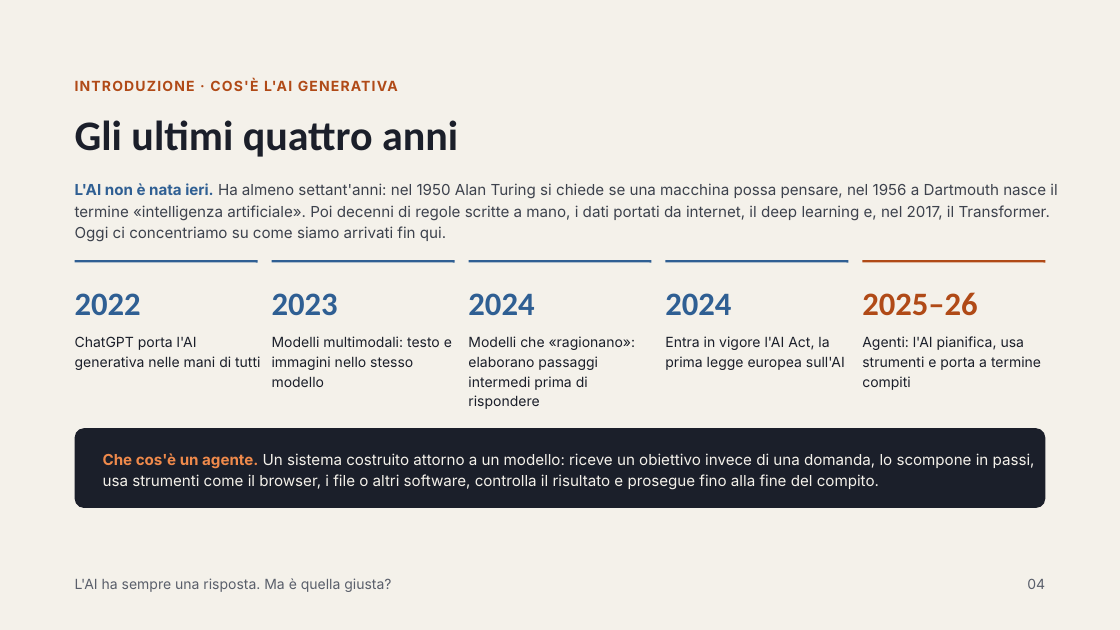
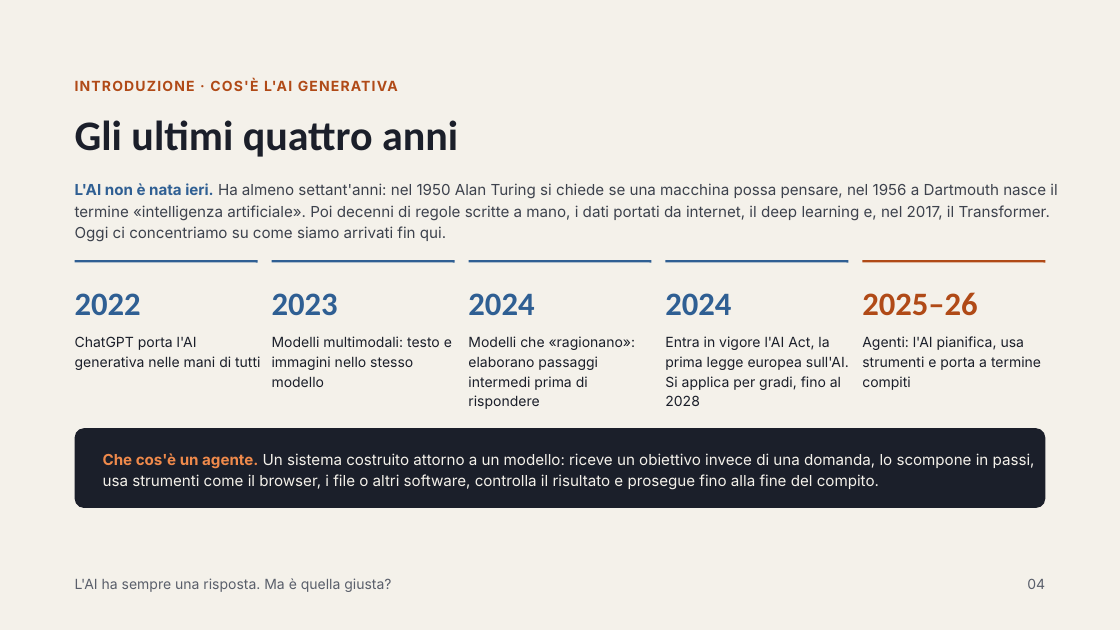
Before and after one commit to ggarofalo-dev/ggarofalo-dev.github.io, a slide deck: slide 4 of AperitivoConLaScienza_V01.pptx. Drawn at 1120x630 pixels with LibreOffice and Linux fonts; fonts in the diff are those of the drawing. Boxes give left, top, right and bottom in pixels: in the first picture for what was removed or moved away, otherwise in the second. Text is boxed around its words. In the diff, an @@ line names an element or a change of style, - is before the commit and + after.

```diff
--- a/AperitivoConLaScienza_V01.pptx
+++ b/AperitivoConLaScienza_V01.pptx
@@ text at <box>665,336,849,406</box>: text changed @@
-Entra in vigore l'AI Act, la prima legge europea sull'AI
+Entra in vigore l'AI Act, la prima legge europea sull'AI. Si applica per gradi, fino al 2028
```
Also in this commit, not shown: 1 other file.
